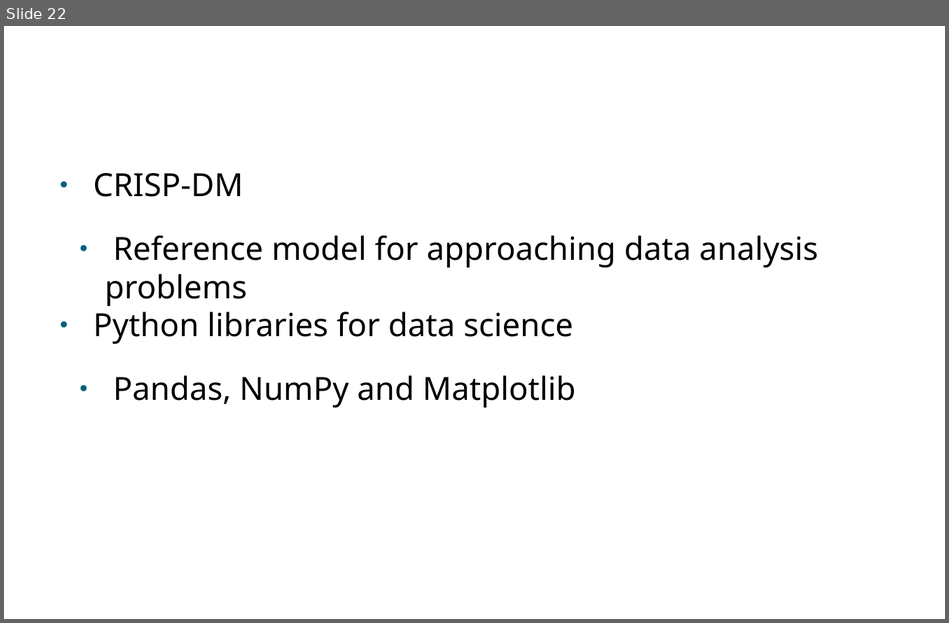
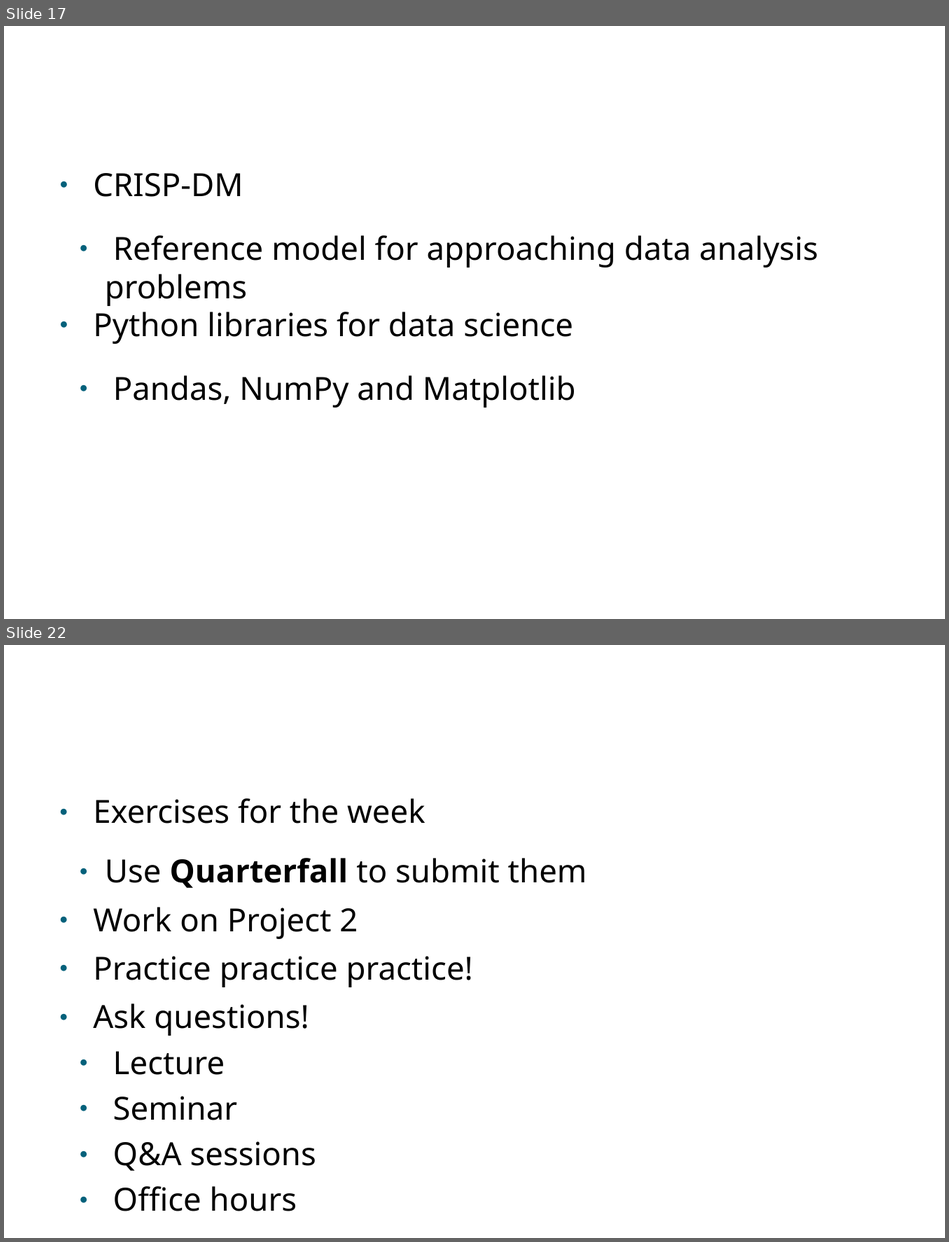
Before and after one commit to PabloMosUU/UssPython, a slide deck: LectureNotes/Module09/09 File IO and Error Handling presentation.odp. Shown one above the other, each under a label of ours: slide 22 before the commit, slides 17 and 22 after it; the slides between them are not shown. The pictures are 949x623 and 949x1242 pixels, drawn with LibreOffice and Linux fonts; fonts in the diff are those of the drawing; background and template pictures are left out. Boxes give left, top, right and bottom in pixels: in the first picture for what was removed or moved away, otherwise in the second. Text is boxed around its words. In the diff, an @@ line names an element or a change of style, - is before the commit and + after.

```diff
--- a/LectureNotes/Module09/09 File IO and Error Handling presentation.odp
+++ b/LectureNotes/Module09/09 File IO and Error Handling presentation.odp
@@ slide 22 added at <box>4,645,945,1238</box>, background picture (left out) @@
@@ text added at <box>93,798,587,1211</box>, 32 pt, text #000000 @@
+● Exercises for the week
+  ● Use Quarterfall to submit them
+● Work on Project 2
+● Practice practice practice!
+● Ask questions!
+  ● Lecture
+  ● Seminar
+  ● Q&A sessions
+  ● Office hours
@@ title added at <box>356,861,387,883</box>, 60 pt, text #FFFFFF @@
+To Do
@@ what was slide 22 is now slide 17 @@
```
Also in this commit, not shown: 3 slides changed, 8 other slides added, 8 slides removed, 4 other files.
